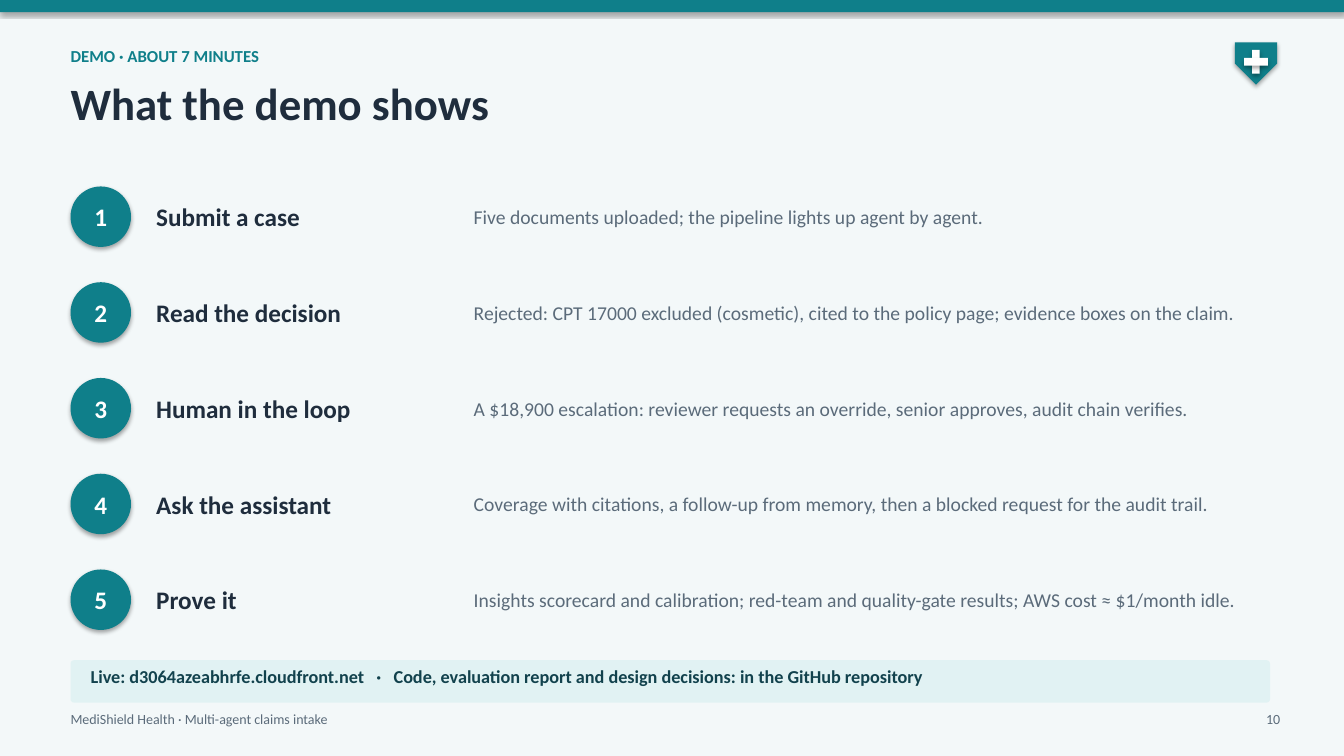
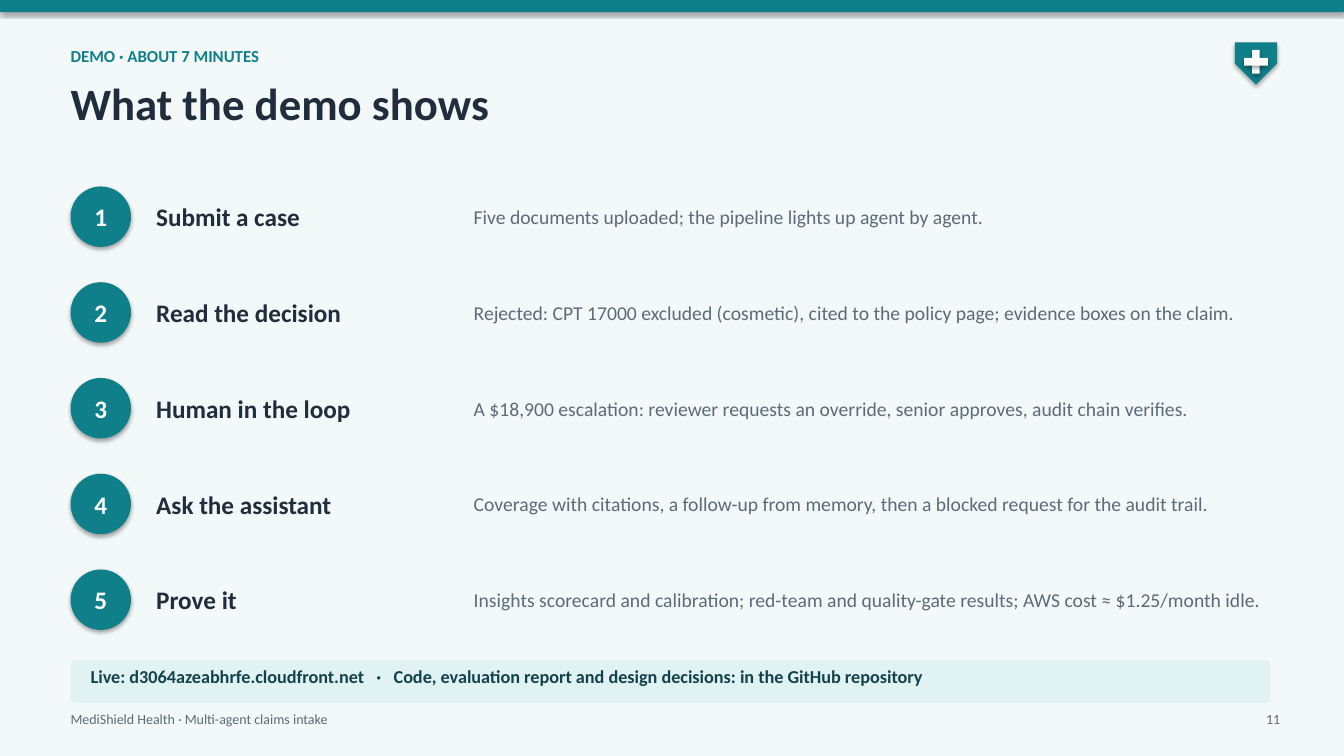
Before and after one commit to raghav010126/Capstone, a slide deck: slide 11 of docs/MediShield_capstone.pptx (slide 10 before the commit). Drawn at 1344x756 pixels with LibreOffice and Linux fonts; fonts in the diff are those of the drawing. Boxes give left, top, right and bottom in pixels: in the first picture for what was removed or moved away, otherwise in the second. Text is boxed around its words. In the diff, an @@ line names an element or a change of style, - is before the commit and + after.

Commit message:
Docs and deck: the five new features, idle cost ~$1.25/month, Beyond the brief slide

```diff
--- a/docs/MediShield_capstone.pptx
+++ b/docs/MediShield_capstone.pptx
@@ text at [474,593,1259,611]: text changed @@
-Insights scorecard and calibration; red-team and quality-gate results; AWS cost ≈ $1/month idle.
+Insights scorecard and calibration; red-team and quality-gate results; AWS cost ≈ $1.25/month idle.
@@ text at [1266,715,1280,724]: text changed @@
-10
+11
```
Also in this commit, not shown: 2 other slides changed, 1 slide added, 2 other files.
